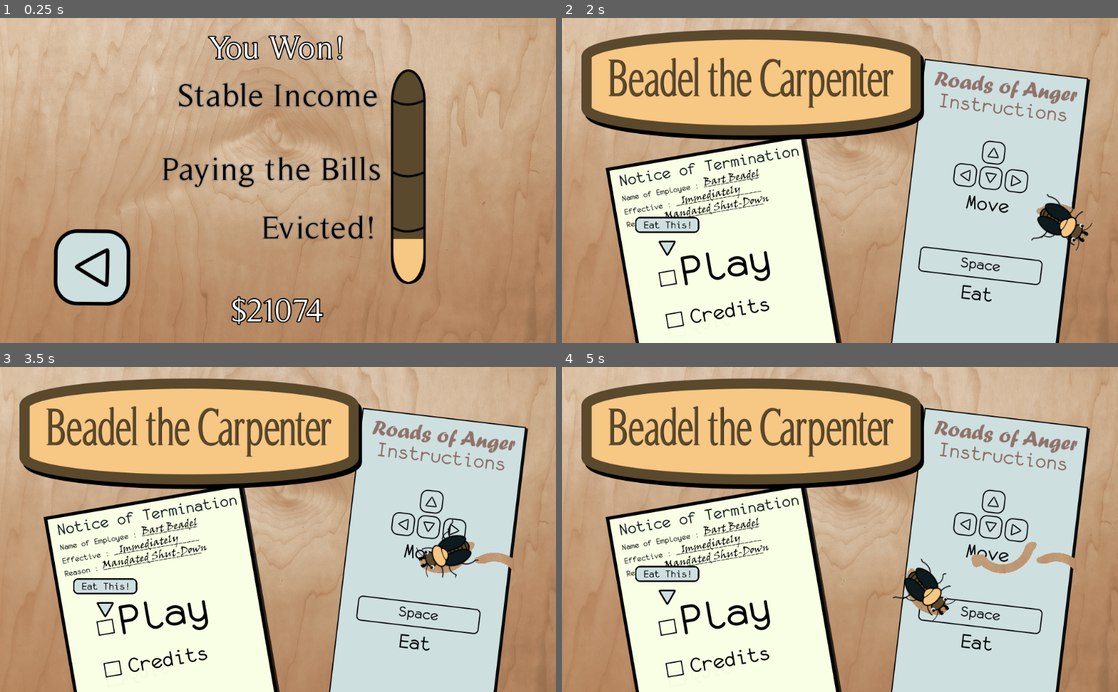
Above: before the commit, frames 1-4 (two rows, left to right).
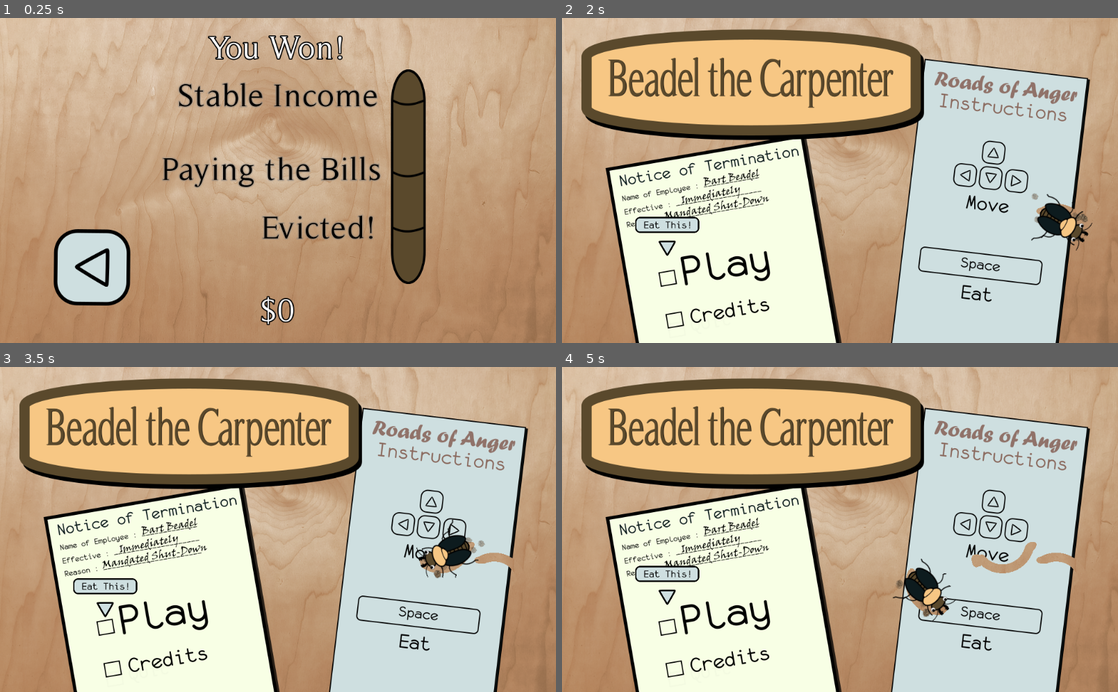
Above: after the commit, the same moments.

Repository: matthewpaul-us/godot-beadel_the_carpenter
Game: Godot game, scene res://EndGame.tscn
The game is run twice, just before and just after one commit, with the same random seed, the same clock (stepped at 60 frames per second) and the same inputs. This scene is started directly instead of the project's main scene.
Inputs (mouse positions are in pixels of both pictures, inside the frame that each line leads up to):
- Up to frame 1 (0.25 s): no input
- Up to frame 2 (2 s): click (656, 268) at 0.5 s; hold Right (turn_right) from 1.28 s (still down); hold Space (eat) from 1.28 s (still down)
- Up to frame 3 (3.5 s): release Right (turn_right) at 2.03 s; release Space (eat) at 2.03 s; hold Down (go_backward) 2.03-2.78 s; tap Space (eat) at 2.1 s; hold Right (turn_right) from 2.78 s (still down); hold Space (eat) from 2.78 s (still down)
- Up to frame 4 (5 s): release Right (turn_right) at 3.53 s; release Space (eat) at 3.53 s; hold Up (go_forward) 3.53-4.28 s; tap Space (eat) at 3.6 s; hold Left (turn_left) from 4.28 s (still down); hold Space (eat) from 4.28 s (still down)

The runs differ from the first frame. In frame 1, 1.5% of the frame differs, in the area x 41-77%, y 67-95%; in frame 2, less than 0.1%; in frame 3, less than 0.1%; in frame 4, less than 0.1%.

Commit message:
Add basic wood bits on eating

Diff:
--- a/Beadel.gd
+++ b/Beadel.gd
@@ -7,6 +7,10 @@
 export(float) var move_speed := 200.0
 export(float) var turn_speed := 3.0
 
+export(PackedScene) var chunker
+
+onready var _bits_left := $WoodBitsLeft
+onready var _bits_right := $WoodBitsRight
 onready var _anim := $AnimationPlayer
 onready var _eat_sound := $EatSound
 onready var _walk_sound := $WalkSound
@@ -66,5 +70,21 @@
 func stop_play():
 	_fsm.set_state('stopped')
 
+func chew():
+	var left_chunker = chunker.instance()
+	left_chunker.position = _bits_left.global_position
+	left_chunker.rotation = _bits_left.global_rotation
+
+	var right_chunker = chunker.instance()
+	right_chunker.position = _bits_right.global_position
+	right_chunker.rotation = _bits_right.global_rotation
+
+	get_tree().root.add_child(left_chunker)
+	get_tree().root.add_child(right_chunker)
+
+	left_chunker.restart()
+	right_chunker.restart()
+
+
 func _forward():
 	return Vector2(0, -1).rotated(rotation).normalized()
--- a/Beadel.tscn
+++ b/Beadel.tscn
@@ -11,6 +11,7 @@
 [ext_resource path="res://beetle/BeetleFSM.gd" type="Script" id=9]
 [ext_resource path="res://assets/audio/beetle_chewing.wav" type="AudioStream" id=10]
 [ext_resource path="res://assets/audio/beetle_walking.wav" type="AudioStream" id=11]
+[ext_resource path="res://WoodBits.tscn" type="PackedScene" id=12]
 
 [sub_resource type="CapsuleShape2D" id=1]
 radius = 15.9828
@@ -248,6 +249,23 @@
 "update": 0,
 "values": [ Vector2( 1, 1 ), Vector2( 1.1757, 1.46615 ), Vector2( 1.11713, 1.31077 ), Vector2( 1, 1 ), Vector2( 1.1757, 1.46615 ), Vector2( 1.11713, 1.31077 ) ]
 }
+tracks/19/type = "method"
+tracks/19/path = NodePath(".")
+tracks/19/interp = 1
+tracks/19/loop_wrap = true
+tracks/19/imported = false
+tracks/19/enabled = true
+tracks/19/keys = {
+"times": PoolRealArray( 0.2, 0.6 ),
+"transitions": PoolRealArray( 1, 1 ),
+"values": [ {
+"args": [  ],
+"method": "chew"
+}, {
+"args": [  ],
+"method": "chew"
+} ]
+}
 
 [sub_resource type="Animation" id=3]
 length = 0.4
@@ -410,7 +428,17 @@
 }
 
 [node name="Beadel" type="KinematicBody2D"]
+z_index = 1
 script = ExtResource( 2 )
+chunker = ExtResource( 12 )
+
+[node name="WoodBitsRight" type="Node2D" parent="."]
+position = Vector2( 8.80252, -40.0515 )
+rotation = 0.413026
+
+[node name="WoodBitsLeft" type="Node2D" parent="."]
+position = Vector2( -11.4433, -38.7312 )
+rotation = 2.92973
 
 [node name="BeetleHead" type="Sprite" parent="."]
 visible = false
@@ -427,55 +455,59 @@
 shape = SubResource( 1 )
 
 [node name="Body" type="Sprite" parent="."]
-position = Vector2( -0.0128225, 0 )
+position = Vector2( 0.871312, 0 )
 texture = ExtResource( 6 )
 
 [node name="MouthRight" type="Sprite" parent="Body"]
-position = Vector2( 5.5838, -38.2342 )
+position = Vector2( 6.29137, -38.6152 )
+rotation = -0.50904
+scale = Vector2( 1.19608, 1.28621 )
 texture = ExtResource( 7 )
 offset = Vector2( 2.00059, -4.20358 )
 
 [node name="MouthLeft" type="Sprite" parent="Body"]
-position = Vector2( -5.13563, -38.5663 )
+position = Vector2( -5.73433, -38.403 )
+rotation = 0.554297
+scale = Vector2( 1.11516, 1.30553 )
 texture = ExtResource( 7 )
 offset = Vector2( -2.15035, -4.20358 )
 flip_h = true
 
 [node name="LegFrontRight" type="Sprite" parent="Body"]
-position = Vector2( 18.1451, -16.505 )
-rotation = 0.367071
+position = Vector2( 16.273, -18.2364 )
+rotation = -0.254917
 texture = ExtResource( 8 )
 offset = Vector2( 4.67909, -8.16879 )
 
 [node name="LegFrontLeft" type="Sprite" parent="Body"]
-position = Vector2( -18.6339, -16.2475 )
-rotation = -0.592313
+position = Vector2( -19.7517, -13.1911 )
+rotation = -1.42382
 texture = ExtResource( 8 )
 offset = Vector2( -4.86143, -8.73837 )
 flip_h = true
 
 [node name="LegMiddleRight" type="Sprite" parent="Body"]
-position = Vector2( 24.2212, 3.09863 )
-rotation = -0.218946
+position = Vector2( 25.4328, 6.96606 )
+rotation = 0.261456
 texture = ExtResource( 5 )
 offset = Vector2( 9.80534, 6.78278 )
 
 [node name="LegMiddleLeft" type="Sprite" parent="Body"]
-position = Vector2( -26.0051, 2.41996 )
-rotation = 0.319984
+position = Vector2( -25.0183, -0.270989 )
+rotation = 0.858513
 texture = ExtResource( 5 )
 offset = Vector2( -9.2757, 6.2132 )
 flip_h = true
 
 [node name="LegBackRight" type="Sprite" parent="Body"]
-position = Vector2( 25.5149, 23.6718 )
-rotation = -0.473152
+position = Vector2( 26.2594, 18.6436 )
+rotation = -1.22618
 texture = ExtResource( 4 )
 offset = Vector2( 4.96387, 14.757 )
 
 [node name="LegBackLeft" type="Sprite" parent="Body"]
-position = Vector2( -27.3075, 19.8601 )
-rotation = 0.463578
+position = Vector2( -26.7836, 24.0882 )
+rotation = -0.122055
 texture = ExtResource( 4 )
 offset = Vector2( -4.45114, 14.123 )
 flip_h = true
--- a/EndGame.gd
+++ b/EndGame.gd
@@ -6,7 +6,6 @@
 onready var _win_label := $WinLabel
 
 func _ready():
-	Globals.money_earned = 67491
 	_tween.interpolate_method(self, 'set_money', 0, Globals.money_earned,
 		5, Tween.TRANS_CIRC, Tween.EASE_OUT)
 	_tween.start()
--- a/MainMenu.gd
+++ b/MainMenu.gd
@@ -30,4 +30,4 @@
 
 func _on_CreditsEaterButton_body_entered(body):
 	if _can_advance:
-		get_tree().change_scene("res://levels/Level_01_Plug.tscn")
+		get_tree().change_scene("res://Credits.tscn")
--- /dev/null
+++ b/WoodBits.gd
@@ -0,0 +1,6 @@
+extends CPUParticles2D
+
+
+
+func _on_Timer_timeout():
+	call_deferred("queue_free")
--- /dev/null
+++ b/WoodBits.tscn
@@ -0,0 +1,33 @@
+[gd_scene load_steps=4 format=2]
+
+[ext_resource path="res://assets/images/wood_chunk.png" type="Texture" id=1]
+[ext_resource path="res://WoodBits.gd" type="Script" id=2]
+
+[sub_resource type="Gradient" id=1]
+colors = PoolColorArray( 1, 1, 1, 1, 1, 1, 1, 0 )
+
+[node name="WoodBits" type="CPUParticles2D"]
+emitting = false
+amount = 3
+one_shot = true
+explosiveness = 1.0
+local_coords = false
+texture = ExtResource( 1 )
+emission_shape = 1
+emission_sphere_radius = 1.0
+direction = Vector2( 100, 0 )
+spread = 65.7
+gravity = Vector2( 0, 0 )
+initial_velocity = 100.0
+initial_velocity_random = 0.44
+angular_velocity = 108.39
+angular_velocity_random = 0.23
+damping = 80.0
+scale_amount_random = 0.75
+color_ramp = SubResource( 1 )
+script = ExtResource( 2 )
+
+[node name="Timer" type="Timer" parent="."]
+one_shot = true
+autostart = true
+[connection signal="timeout" from="Timer" to="." method="_on_Timer_timeout"]
Not shown: 1 places in Beadel.tscn that only renumber resources
Binary file added: assets/images/wood_chunk.png
Not shown, added: assets/images/wood_chunk.png.import
